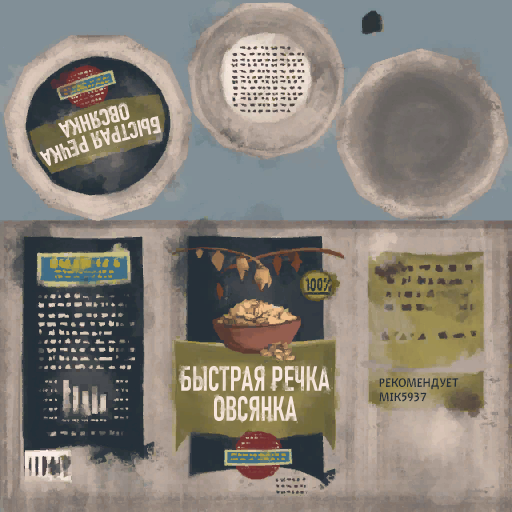
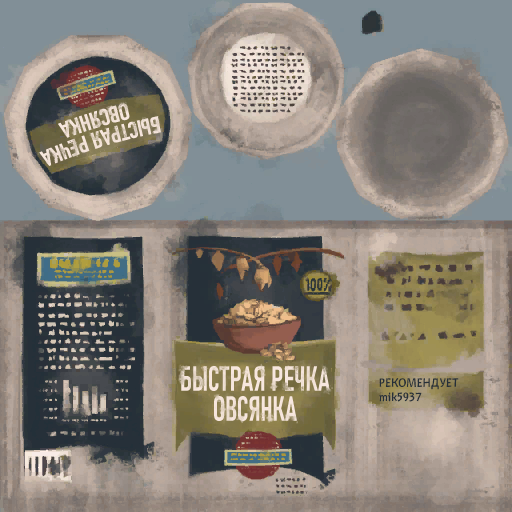
Revision of a layered 512×512 image; what changed, layer by layer:
painted on "Рекомендует mik5937" over [left=379, top=392, right=427, bottom=402]